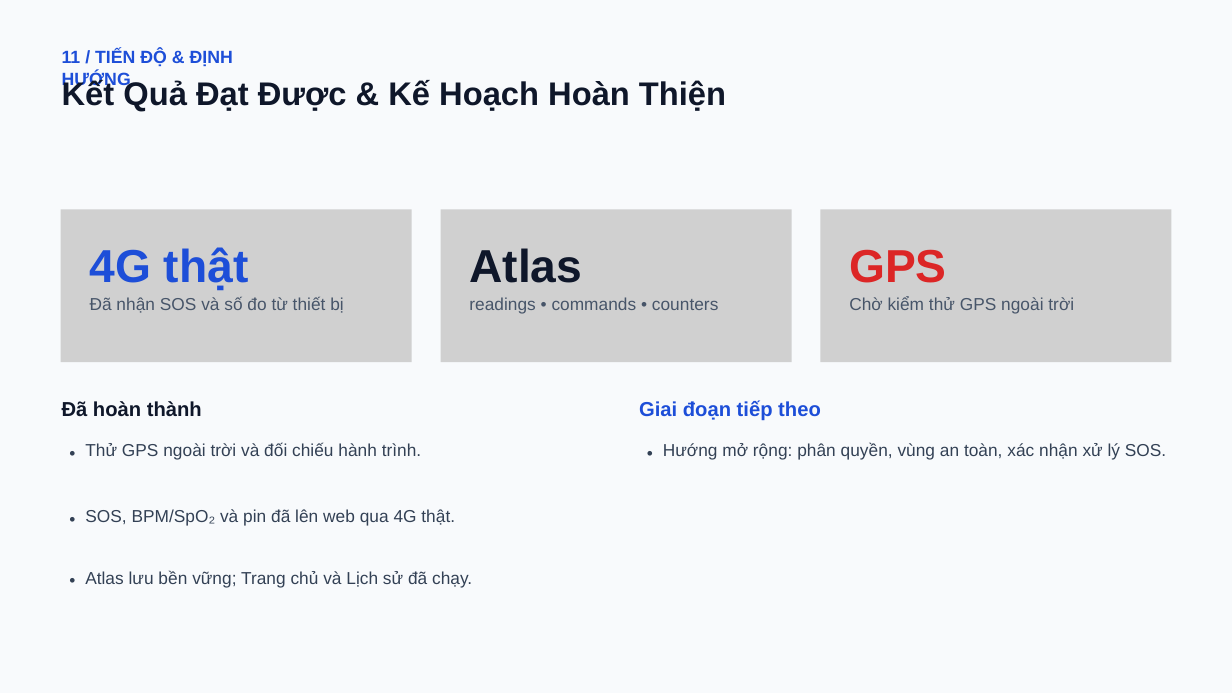
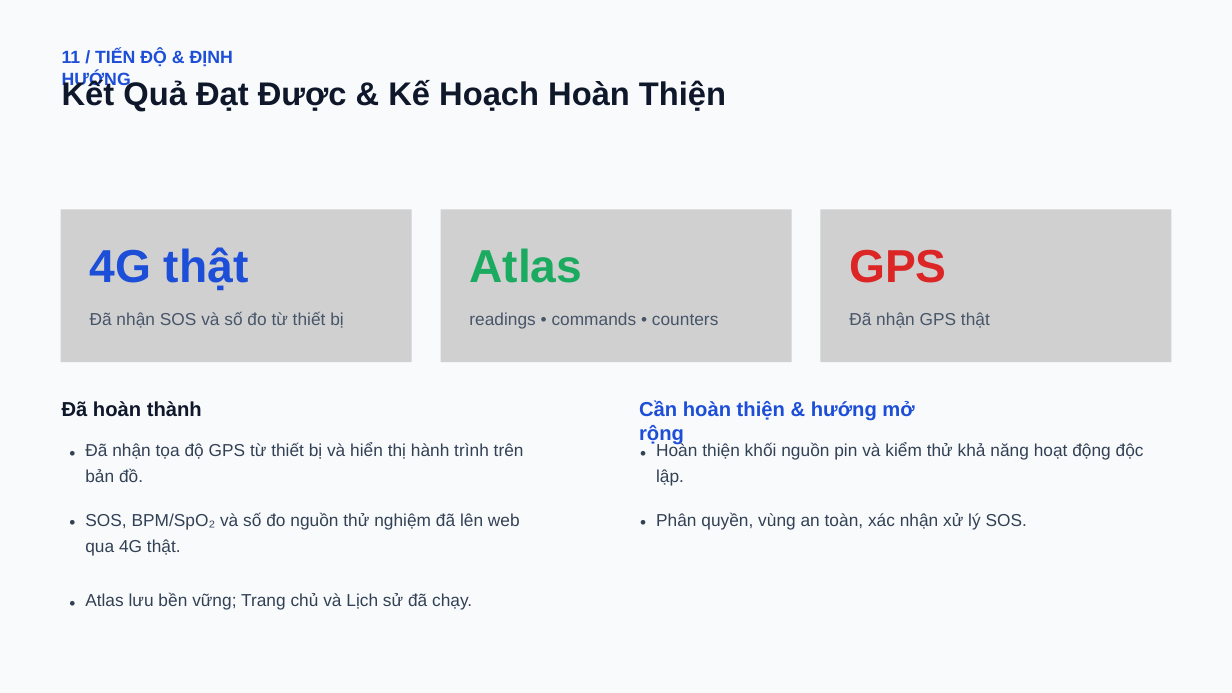
Before and after one commit to Ngocnguyen055/IoT, a slide deck: slide 13 of Slide/He-thong-SOS.pptx. Drawn at 1232x693 pixels with LibreOffice and Linux fonts; fonts in the diff are those of the drawing; grey boxes stand for pictures. Boxes give left, top, right and bottom in pixels: in the first picture for what was removed or moved away, otherwise in the second. Text is boxed around its words. In the diff, an @@ line names an element or a change of style, - is before the commit and + after.

Commit message:
fix slide

```diff
--- a/Slide/He-thong-SOS.pptx
+++ b/Slide/He-thong-SOS.pptx
@@ text "Atlas" at box(469, 248, 582, 283): text colour #0F172A to #1BAB60 @@
@@ text "Đã nhận SOS và số ...": place and size @@
-text "Đã nhận SOS và số ..." at box(90, 297, 343, 313)
+text "Đã nhận SOS và số ..." at box(90, 312, 343, 328)
@@ text "readings • commands • counters": place and size @@
-text "readings • commands • counters" at box(469, 297, 718, 314)
+text "readings • commands • counters" at box(469, 312, 718, 329)
@@ text at box(849, 312, 990, 328): text changed @@
-Chờ kiểm thử GPS ngoài trời
+Đã nhận GPS thật
@@ text at box(639, 400, 914, 445): text changed @@
-Giai đoạn tiếp theo
+Cần hoàn thiện & hướng mở rộng
@@ text at box(85, 442, 524, 482): text changed @@
-Thử GPS ngoài trời và đối chiếu hành trình.
+Đã nhận tọa độ GPS từ thiết bị và hiển thị hành trình trên bản đồ.
@@ text added at box(640, 442, 650, 468), 20.2 pt, text #334155 @@
+•
@@ text added at box(656, 442, 1144, 486), 20.2 pt, text #334155 @@
+Hoàn thiện khối nguồn pin và kiểm thử khả năng hoạt động độc lập.
@@ text "•": place and size @@
-text "•" at box(69, 508, 79, 533)
+text "•" at box(69, 512, 79, 538)
@@ text at box(85, 512, 520, 556): text changed @@
-SOS, BPM/SpO₂ và pin đã lên web qua 4G thật.
+SOS, BPM/SpO₂ và số đo nguồn thử nghiệm đã lên web qua 4G thật.
@@ text "•": place and size @@
-text "•" at box(647, 442, 657, 468)
+text "•" at box(640, 512, 650, 538)
@@ text at box(656, 512, 1027, 530): text changed @@
-Hướng mở rộng: phân quyền, vùng an toàn, xác nhận xử lý SOS.
+Phân quyền, vùng an toàn, xác nhận xử lý SOS.
@@ text "•": place and size @@
-text "•" at box(69, 569, 79, 595)
+text "•" at box(69, 592, 79, 618)
@@ text "Atlas lưu bền vững; Trang ...": place and size @@
-text "Atlas lưu bền vững; Trang ..." at box(85, 570, 472, 588)
+text "Atlas lưu bền vững; Trang ..." at box(85, 592, 472, 610)
```
Also in this commit, not shown: 4 other slides changed.
